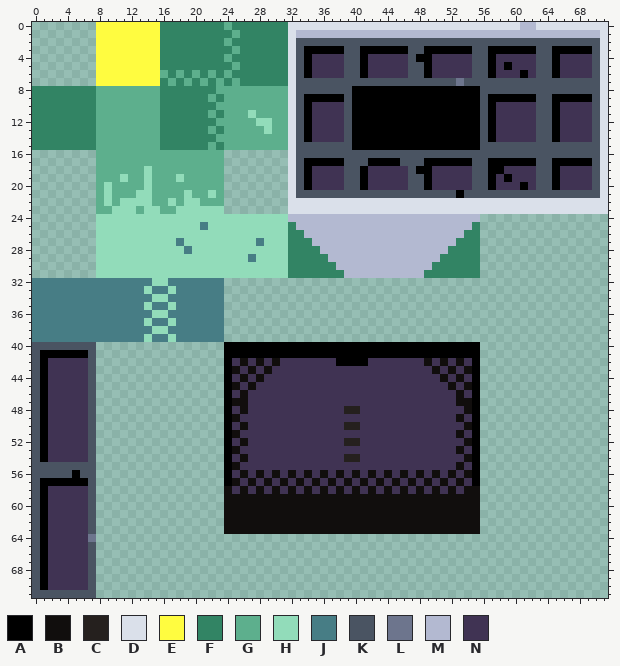
Sprite sheet, stored at assets/images/collision_tilemap.png. Above is the file before it was changed.
The file is 72x72 pixels. Colours within 5 levels of each other are drawn and written as one.
Palette (. is transparent): A #000000  B #110e0d  C #25201e  D #dae0ea  E #fffc40  F #328464  G #5daf8d  H #92dcba  J #477d85  K #4a5462  L #6d758d  M #b3b9d1  N #403353
And afterwards:
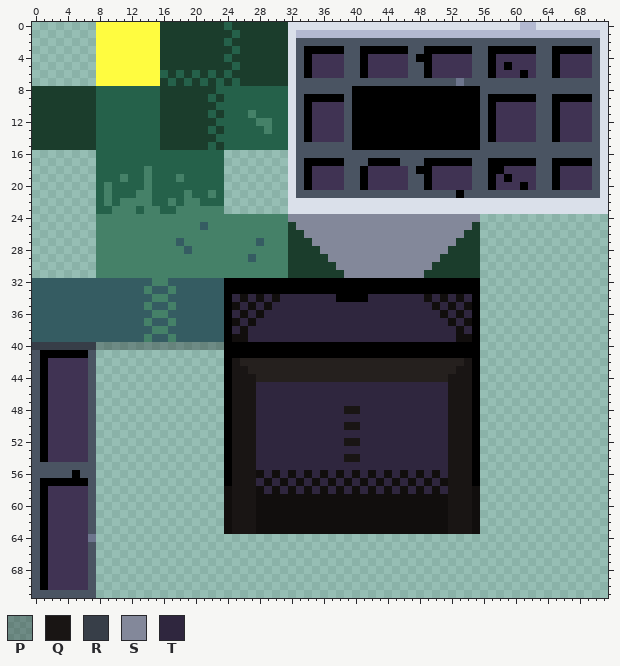
Colours new in this view: P #06060846  Q #191514  R #373e48  S #83889a  T #2f263e
Edits made:
colour F: #328464 -> #1b3d2c
colour G: #5daf8d -> #25614a
colour H: #92dcba -> #458168
colour J: #477d85 -> #355c62
Changed rows in their new state; - is a pixel that keeps its letter.
first column x 0:
24 --------------------------------SSSSSSSSSSSSSSSSSSSSSSSS
25 ---------------------------------SSSSSSSSSSSSSSSSSSSSSS-
26 ----------------------------------SSSSSSSSSSSSSSSSSSSS--
27 -----------------------------------SSSSSSSSSSSSSSSSSS---
28 ------------------------------------SSSSSSSSSSSSSSSS----
29 -------------------------------------SSSSSSSSSSSSSS-----
30 --------------------------------------SSSSSSSSSSSS------
31 ---------------------------------------SSSSSSSSSS-------
32 ------------------------AAAAAAAAAAAAAAAAAAAAAAAAAAAAAAAA
33 ------------------------AAAAAAAAAAAAAAAAAAAAAAAAAAAAAAAA
34 ------------------------ATBTBTBTTTTTTTAAAATTTTTTTBTBTBTA
35 ------------------------ABTBTBTTTTTTTTTTTTTTTTTTTTBTBTBA
36 ------------------------ATBTBTTTTTTTTTTTTTTTTTTTTTTBTBTA
37 ------------------------ABTBTTTTTTTTTTTTTTTTTTTTTTTTBTBA
38 ------------------------ATBTTTTTTTTTTTTTTTTTTTTTTTTTTBTA
39 ------------------------ABBTTTTTTTTTTTTTTTTTTTTTTTTTTBBA
40 RRRRRRRRPPPPPPPPPPPPPPPP--------------------------------
42 -------------------------QCCCCCCCCCCCCCCCCCCCCCCCCCCCCQ-
43 -------------------------QQCCCCCCCCCCCCCCCCCCCCCCCCCCQQ-
44 -------------------------QQQCCCCCCCCCCCCCCCCCCCCCCCCQQQ-
45 -------------------------QQQTTTTTTTTTTTTTTTTTTTTTTTTQQQ-
46 -------------------------QQQTTTTTTTTTTTTTTTTTTTTTTTTQQQ-
47 -------------------------QQQTTTTTTTTTTTTTTTTTTTTTTTTQQQ-
48 -------------------------QQQTTTTTTTTTTTQQTTTTTTTTTTTQQQ-
49 -------------------------QQQTTTTTTTTTTTTTTTTTTTTTTTTQQQ-
50 -------------------------QQQTTTTTTTTTTTQQTTTTTTTTTTTQQQ-
51 -------------------------QQQTTTTTTTTTTTTTTTTTTTTTTTTQQQ-
52 -------------------------QQQTTTTTTTTTTTQQTTTTTTTTTTTQQQ-
53 -------------------------QQQTTTTTTTTTTTTTTTTTTTTTTTTQQQ-
54 -------------------------QQQTTTTTTTTTTTQQTTTTTTTTTTTQQQ-
55 -------------------------QQQTTTTTTTTTTTTTTTTTTTTTTTTQQQ-
56 -------------------------QQQ-T-T-T-T-T-T-T-T-T-T-T-TQQQ-
57 -------------------------QQQT-T-T-T-T-T-T-T-T-T-T-T-QQQ-
58 -------------------------QQQ-T-T-T-T-T-T-T-T-T-T-T-TQQQ-
59 -------------------------QQQ------------------------QQQ-
60 -------------------------QQQ------------------------QQQ-
61 -------------------------QQQ------------------------QQQ-
62 -------------------------QQQ------------------------QQQ-
63 -------------------------QQQ------------------------QQQ-
Boxes around the changes in both pictures, in picture pixels (x1, y1, x2, y2):
changed: (32, 22, 480, 534)
